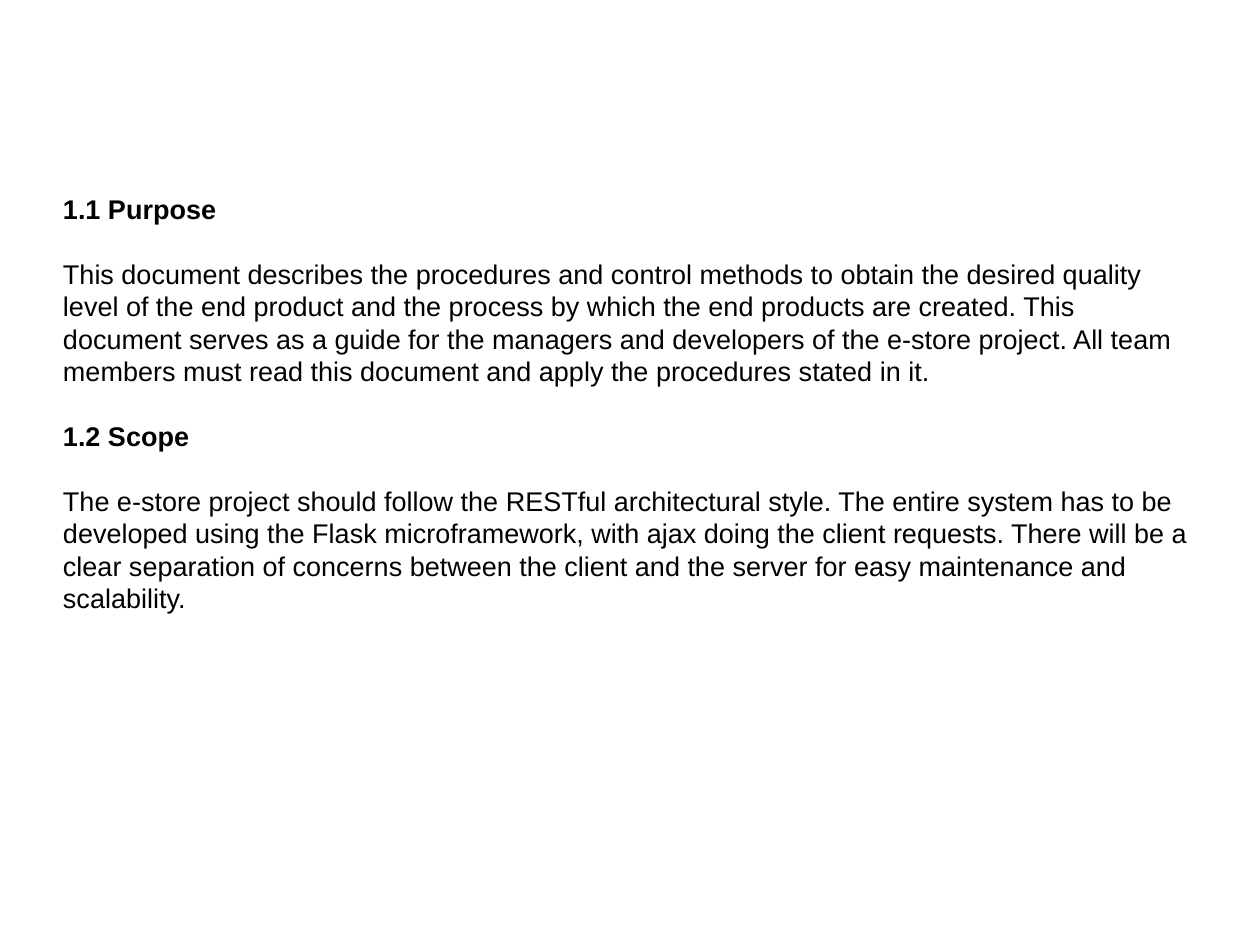
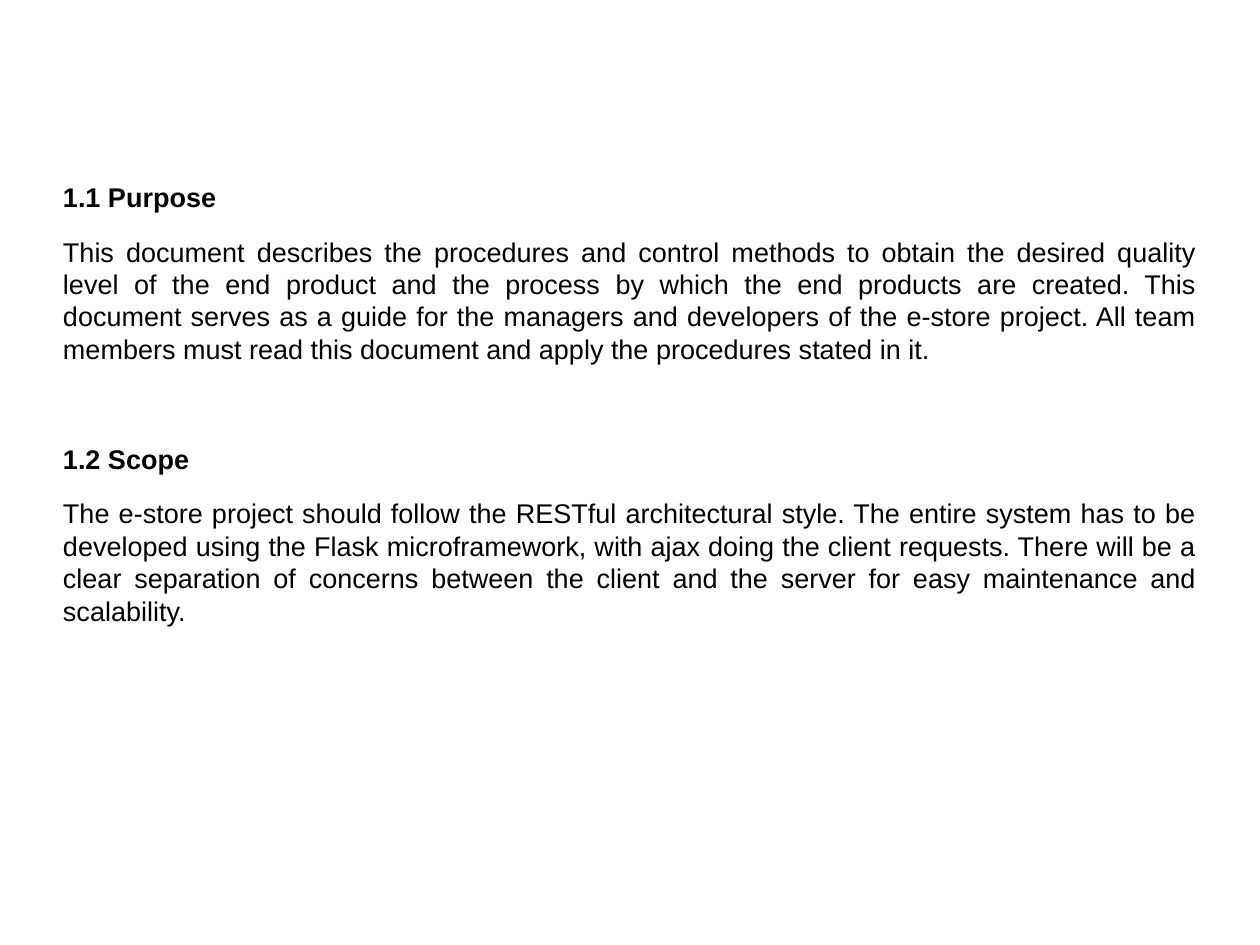
Before and after one commit to catherinemaglasang/e-store-by-scorpio, a slide deck: slide 4 of Presentation/SQAP.odp. Drawn at 1260x945 pixels with LibreOffice and Linux fonts; fonts in the diff are those of the drawing. Boxes give left, top, right and bottom in pixels: in the first picture for what was removed or moved away, otherwise in the second. Text is boxed around its words. In the diff, an @@ line names an element or a change of style, - is before the commit and + after.

```diff
--- a/Presentation/SQAP.odp
+++ b/Presentation/SQAP.odp
@@ subtitle "1.1 Purpose" at [63,188,1195,626]: more space between paragraphs; alignment left to justified @@
```
Also in this commit, not shown: 6 other slides changed, 4 slides added, 1 other file.
